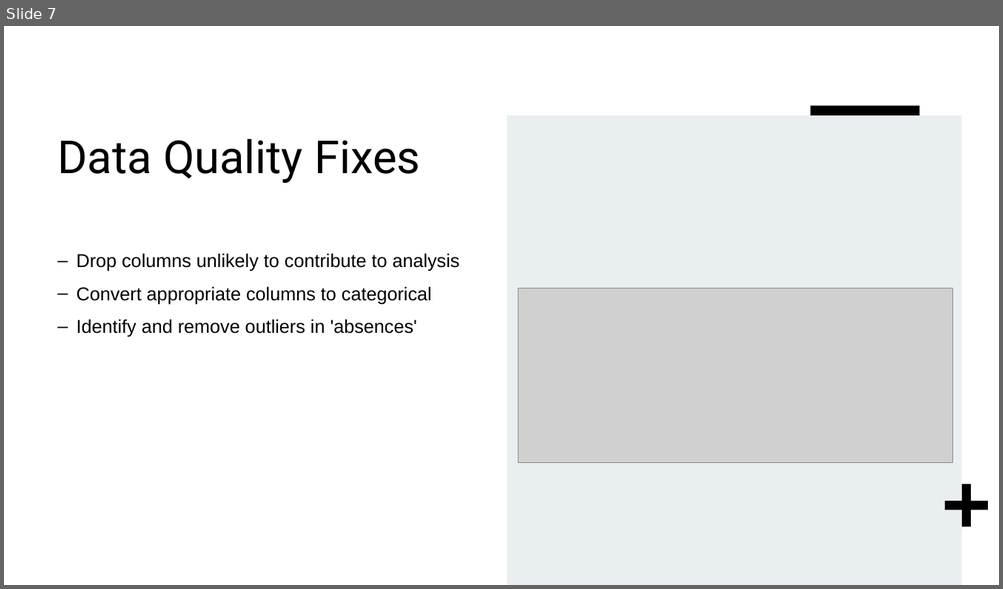
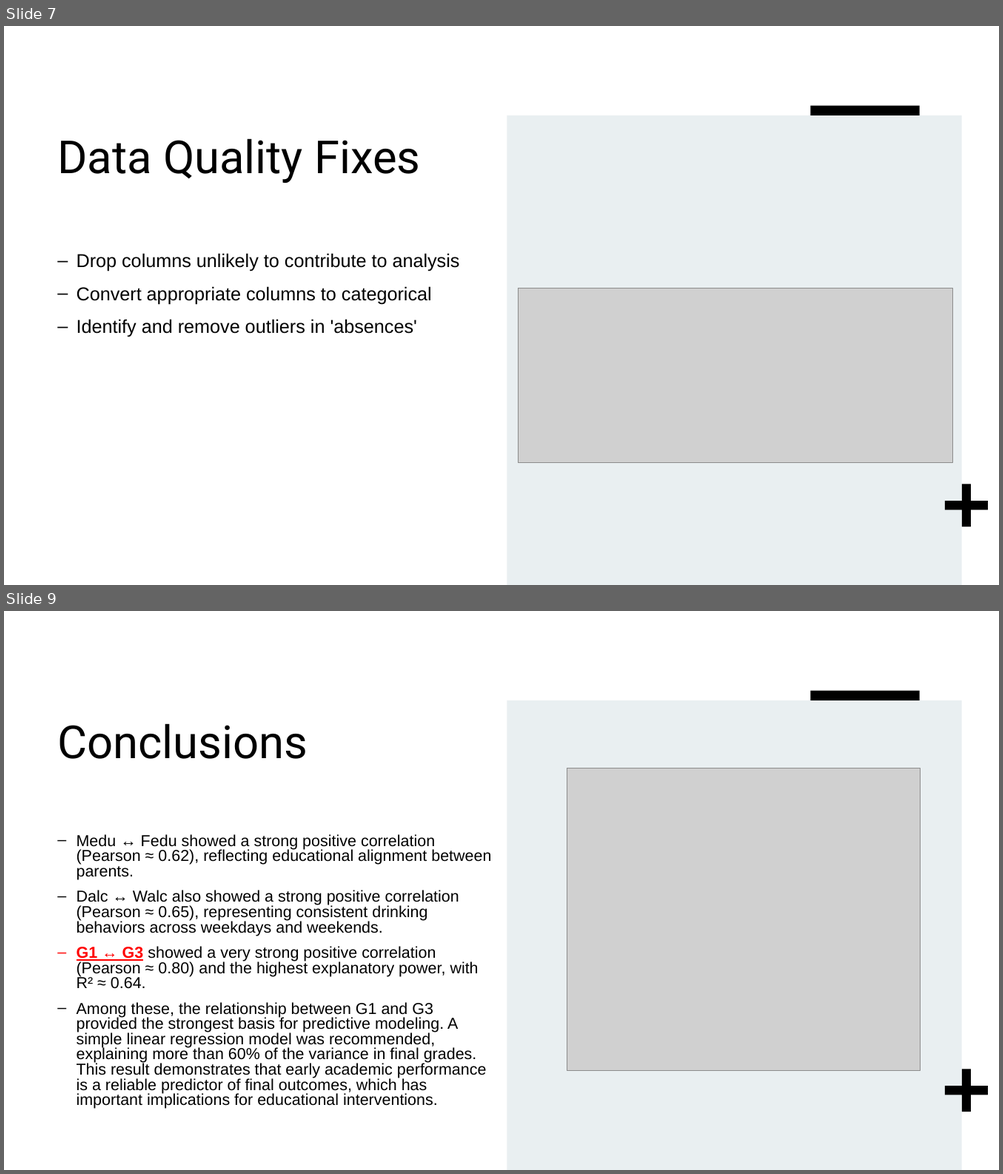
Before and after one commit to Lucasyuki01/DS204-FinalProject, a slide deck: notebooks/Group2_DS204_Slides.pptx. Shown one above the other, each under a label of ours: slide 7 before the commit, slides 7 and 9 after it; the slides between them are not shown. The pictures are 1003x589 and 1003x1174 pixels, drawn with LibreOffice and Linux fonts; fonts in the diff are those of the drawing; grey boxes stand for pictures. Boxes give left, top, right and bottom in pixels: in the first picture for what was removed or moved away, otherwise in the second. Text is boxed around its words. In the diff, an @@ line names an element or a change of style, - is before the commit and + after.

```diff
--- a/notebooks/Group2_DS204_Slides.pptx
+++ b/notebooks/Group2_DS204_Slides.pptx
@@ slide 9 added at bbox=[4, 611, 999, 1170], background #FFFFFF; not listed: 3 template elements that a slide beside it also shows @@
@@ title added at bbox=[57, 723, 307, 759], 44 pt, text #000000 @@
+Conclusions
@@ picture added at bbox=[566, 769, 919, 1071] @@
@@ text added at bbox=[77, 834, 491, 1094], 15.3 pt, text #000000 @@
+– Medu ↔ Fedu showed a strong positive correlation (Pearson ≈ 0.62), reflecting educational alignment between parents.
+– Dalc ↔ Walc also showed a strong positive correlation (Pearson ≈ 0.65), representing consistent drinking behaviors across weekdays and weekends.
+– G1 ↔ G3 showed a very strong positive correlation (Pearson ≈ 0.80) and the highest explanatory power, with R² ≈ 0.64.
+– Among these, the relationship between G1 and G3 provided the strongest basis for predictive modeling. A simple linear regression model was recommended, explaining more than 60% of the variance in final grades. This result demonstrates that early academic performance is a reliable predictor of final outcomes, which has important implications for educational interventions.
```
Also in this commit, not shown: 2 slides changed, 1 slide removed, 2 other files.
